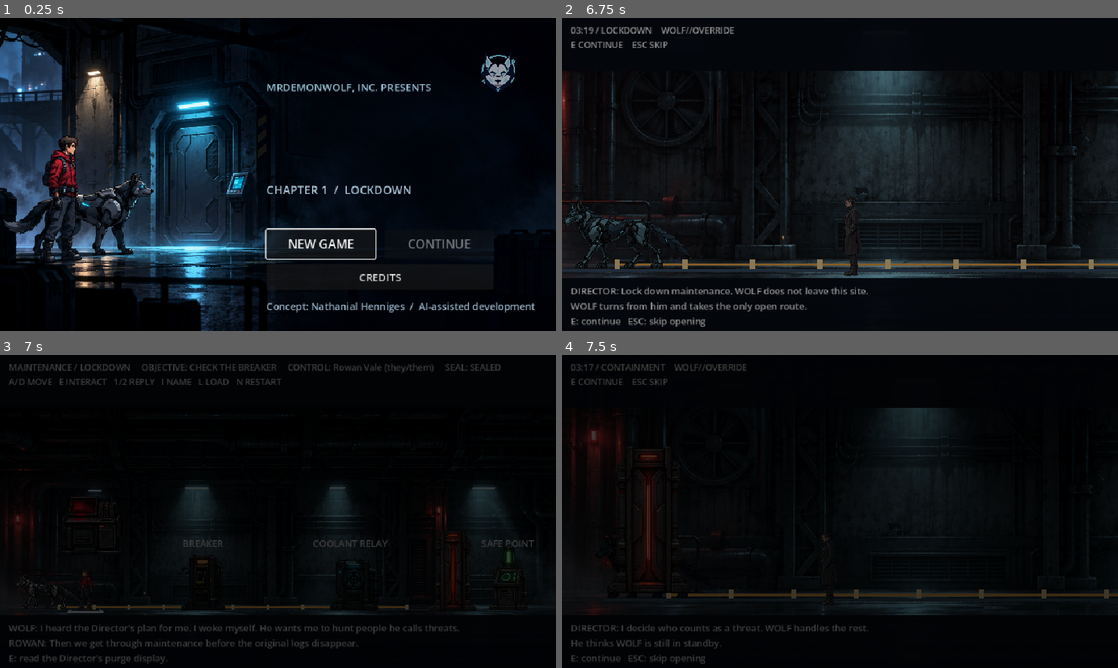
Above: before the commit, frames 1-4 (two rows, left to right).
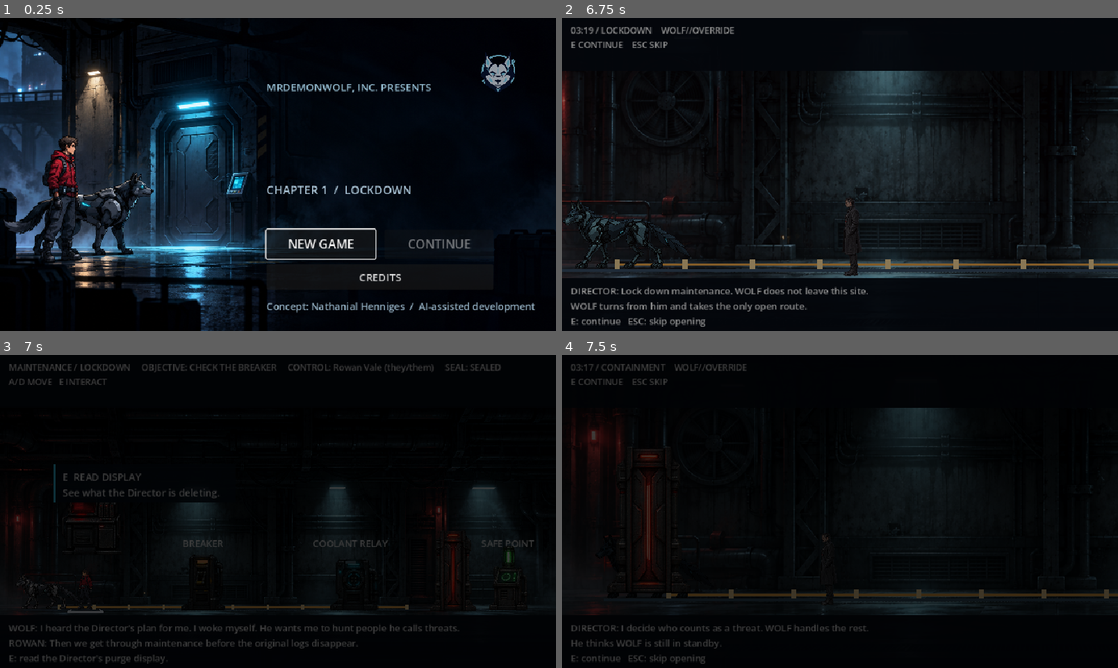
Above: after the commit, the same moments.

Repository: MrDemonWolf/wolf-override
Game: Godot game, scene res://scenes/main.tscn
Two runs of this game, one before a commit and one after it. Both use one fixed random seed, a clock stepped at 60 frames per second and the inputs below.
Inputs (mouse positions are in pixels of both pictures, inside the frame that each line leads up to):
- Up to frame 1 (0.25 s): no input
- Up to frame 2 (6.75 s): click "NEW GAME" at 0.5 s; move the mouse to (962, 158) at 1.27 s; hold D (move_right) 1.28-2.78 s; tap E (interact) at 1.35, 2.3, 3.8, 5.1, 6.6 s; click (962, 158) at 1.42 s; tap N (new_game) at 1.55, 2.1, 3.05, 4.55, 5.85 s; move the mouse to (728, 190) at 2.02 s; click (728, 190) at 2.17 s; move the mouse to (895, 105) at 2.77 s; hold A (move_left) 2.78-3.53 s; tap 1 (choice_1) at 2.85 s; click (895, 105) at 2.92 s; tap Enter at 3.5, 5.75 s; move the mouse to (812, 237) at 3.52 s; hold D (move_right) 3.53-5.03 s; tap 2 (choice_2) at 3.6 s; click (812, 237) at 3.67 s; move the mouse to (1006, 221) at 4.27 s; tap I (cycle_name) at 4.35 s; click (1006, 221) at 4.42 s; tap L (load_game) at 4.9 s; tap Space at 5, 6.5 s; move the mouse to (673, 127) at 5.02 s; hold A (move_left) 5.03-5.78 s; click (673, 127) at 5.17 s; move the mouse to (867, 174) at 5.77 s; hold D (move_right) 5.78-6.53 s; click (867, 174) at 5.92 s; move the mouse to (756, 96) at 6.52 s; hold A (move_left) from 6.53 s (still down); click (756, 96) at 6.67 s
- Up to frame 3 (7 s): keep holding A (move_left)
- Up to frame 4 (7.5 s): keep holding A (move_left); move the mouse to (962, 495) at 7.27 s; tap N (new_game) at 7.35 s; click (962, 495) at 7.42 s

Frames 1-2 are identical in both runs. In frame 3, 0.8% of the frame differs, in the area x 9-51%, y 7-48%; in frame 4, nothing differs.

Commit message:
Polish Records feedback and teach opening controls

Diff:
--- a/apps/game/scenes/main.tscn
+++ b/apps/game/scenes/main.tscn
@@ -233,6 +233,29 @@
 theme_override_font_sizes/font_size = 16
 autowrap_mode = 3
 
+[node name="TutorialPrompt" type="ColorRect" parent="CanvasLayer"]
+visible = false
+offset_left = 92.0
+offset_top = 189.0
+offset_right = 408.0
+offset_bottom = 255.0
+mouse_filter = 2
+color = Color(0.025, 0.06, 0.1, 0.91)
+
+[node name="Accent" type="ColorRect" parent="CanvasLayer/TutorialPrompt"]
+offset_right = 4.0
+offset_bottom = 66.0
+mouse_filter = 2
+color = Color(0.22, 0.78, 0.92, 1)
+
+[node name="Text" type="Label" parent="CanvasLayer/TutorialPrompt"]
+offset_left = 16.0
+offset_top = 9.0
+offset_right = 305.0
+offset_bottom = 57.0
+theme_override_font_sizes/font_size = 17
+text = "A / D  MOVE\nReach the purge display."
+
 [node name="TitleScreen" type="ColorRect" parent="CanvasLayer"]
 anchors_preset = 15
 anchor_right = 1.0
--- a/apps/game/scripts/main.gd
+++ b/apps/game/scripts/main.gd
@@ -19,6 +19,8 @@
 @onready var door_visual: ColorRect = $Door/Visual
 @onready var hud: Label = $CanvasLayer/TopBar/HUD
 @onready var story: Label = $CanvasLayer/BottomBar/Story
+@onready var tutorial_prompt: ColorRect = $CanvasLayer/TutorialPrompt
+@onready var tutorial_text: Label = $CanvasLayer/TutorialPrompt/Text
 @onready var title_screen: ColorRect = $CanvasLayer/TitleScreen
 @onready var title_mark: TextureRect = $CanvasLayer/TitleScreen/LogoMark
 @onready var title_line: ColorRect = $CanvasLayer/TitleScreen/TitleLine
@@ -37,6 +39,9 @@
 var intro_active: bool = false
 var intro_step: int = 0
 var intro_tween: Tween
+var chapter_close_active: bool = false
+var chapter_tween: Tween
+var tutorial_step: int = 2
 var waiting_for_choice: bool = false
 var choice_context: String = ""
 var relay_refused: bool = false
@@ -101,6 +106,17 @@
 			_advance_intro()
 		_refresh_ui()
 		return
+	if chapter_close_active:
+		if Input.is_action_just_pressed(&"new_game"):
+			_new_game()
+		elif Input.is_action_just_pressed(&"load_game"):
+			_load_game()
+		elif Input.is_action_just_pressed(&"interact"):
+			_finish_chapter_close()
+		_refresh_ui()
+		return
+	if tutorial_step == 0 and (Input.is_action_pressed(&"move_left") or Input.is_action_pressed(&"move_right")):
+		tutorial_step = 1
 	if Input.is_action_just_pressed(&"new_game"):
 		_new_game()
 	elif Input.is_action_just_pressed(&"load_game"):
@@ -127,6 +143,10 @@
 func _new_game() -> void:
 	if intro_tween != null and intro_tween.is_running():
 		intro_tween.kill()
+	if chapter_tween != null and chapter_tween.is_running():
+		chapter_tween.kill()
+	chapter_close_active = false
+	tutorial_step = 0
 	title_open = false
 	title_screen.hide()
 	state = M0State.new()
@@ -276,6 +296,10 @@
 	title_open = false
 	title_screen.hide()
 	intro_active = false
+	if chapter_tween != null and chapter_tween.is_running():
+		chapter_tween.kill()
+	chapter_close_active = false
+	tutorial_step = 2
 	if intro_tween != null and intro_tween.is_running():
 		intro_tween.kill()
 	intro_gate.hide()
@@ -306,6 +330,7 @@
 		_interact_records(x)
 		return
 	if x <= 230.0:
+		tutorial_step = 2
 		status_line = "DIRECTOR / PURGE: Original program logs marked for deletion.\nWOLF: They want the source record gone. We need to preserve it."
 	elif absf(x - 350.0) <= 52.0:
 		_interact_breaker()
@@ -419,7 +444,15 @@
 	elif absf(x - 830.0) <= 58.0:
 		if state.complete_chapter():
 			status_line = "FIRST COPY SECURED. WOLF: A list doesn't tell me who's a threat. I want the source.\n%s: Then Archive is next." % state.human_name().get_slice(" ", 0).to_upper()
-			_sync_records_room()
+			chapter_close_active = true
+			_update_controls()
+			_sync_records_room(true)
+			chapter_tween = create_tween()
+			chapter_tween.tween_property(intro_camera, "position", Vector2(576.0, 270.0), 0.5).set_trans(Tween.TRANS_CUBIC).set_ease(Tween.EASE_OUT)
+			chapter_tween.parallel().tween_property(intro_camera, "zoom", Vector2(1.25, 1.25), 0.5)
+			chapter_tween.parallel().tween_property(records_room.exit_art, "position:y", 245.0, 0.5)
+			chapter_tween.parallel().tween_property(records_room.exit_art, "modulate:a", 0.0, 0.5)
+			chapter_tween.tween_callback(records_room.exit_art.hide)
 			_save_progress()
 		elif state.chapter_complete:
 			status_line = "The first copy is safe. The Archive trail is next."
@@ -428,6 +461,16 @@
 			status_line = "Exit sealed until the purge order and mirror timestamp are copied."
 	else:
 		status_line = "Follow the station lights: purge queue, mirror port, then exit."
+
+
+func _finish_chapter_close() -> void:
+	if chapter_tween != null and chapter_tween.is_running():
+		chapter_tween.kill()
+	chapter_close_active = false
+	intro_camera.position = Vector2(480.0, 270.0)
+	intro_camera.zoom = Vector2.ONE
+	_sync_records_room()
+	_update_controls()
 
 
 func _choose_mirror(route_id: String) -> void:
@@ -505,15 +548,17 @@
 	relay_spark_tween.tween_callback(relay_spark.hide)
 
 
-func _sync_records_room() -> void:
+func _sync_records_room(animate_exit: bool = false) -> void:
 	records_room.visible = state.chapter_id == "records"
 	breaker_status_light.visible = not records_room.visible
 	relay_status_light.visible = not records_room.visible
 	records_room.purge_trace_preserved = state.purge_trace_preserved
 	records_room.mirror_trace_preserved = state.mirror_trace_preserved
 	records_room.chapter_complete = state.chapter_complete
-	records_room.exit_art.visible = not state.chapter_complete
-	records_room.queue_redraw()
+	records_room.exit_art.position = Vector2(830.0, 375.0)
+	records_room.exit_art.modulate = Color.WHITE
+	records_room.exit_art.visible = not state.chapter_complete or animate_exit
+	records_room.refresh_state()
 
 
 func _sync_door(animate: bool = false) -> void:
@@ -530,7 +575,7 @@
 
 
 func _update_controls() -> void:
-	human.controlled = not title_open and not intro_active and not waiting_for_choice
+	human.controlled = not title_open and not intro_active and not chapter_close_active and not waiting_for_choice
 	wolf.controlled = false
 	wolf.autonomous_target_x = 520.0 if state.chapter_id == "records" and not state.mirror_trace_preserved else -1.0
 	wolf.follow_target = human if human.controlled and wolf.autonomous_target_x < 0.0 else null
@@ -539,10 +584,22 @@
 
 
 func _refresh_ui() -> void:
+	tutorial_prompt.visible = not title_open and not intro_active and state.chapter_id == "lockdown" and tutorial_step < 2
+	if tutorial_prompt.visible:
+		if tutorial_step == 0:
+			tutorial_text.text = "A / D  MOVE\nReach the purge display."
+		elif human.position.x <= 230.0:
+			tutorial_text.text = "E  READ DISPLAY\nSee what the Director is deleting."
+		else:
+			tutorial_text.text = "A / D  RETURN\nFind the red purge display."
 	if intro_active:
 		var phase: String = "03:17 / CONTAINMENT" if intro_step <= 1 else ("03:18 / BREACH" if intro_step <= 3 else "03:19 / LOCKDOWN")
 		hud.text = "%s    WOLF//OVERRIDE\nE CONTINUE    ESC SKIP" % phase
 		story.text = status_line + "\nE: continue   ESC: skip opening"
+		return
+	if chapter_close_active:
+		hud.text = "RECORDS ACCESS / FIRST COPY SECURED\nE CONTINUE"
+		story.text = status_line
 		return
 	var door_status: String = "OPEN" if state.door_open else "SEALED"
 	var control_label: String = "%s (they/them)" % state.human_name()
@@ -553,9 +610,9 @@
 	checkpoint_art.modulate = Color("#d5ffe3") if state.checkpoint_reached else Color.WHITE
 	human_tag.text = state.human_name().get_slice(" ", 0).to_upper()
 	if state.chapter_id == "records":
-		hud.text = "LOCKDOWN / FIRST COPY     OBJECTIVE: %s     CONTROL: %s\nA/D MOVE   E INTERACT   1/2 REPLY   I NAME   L LOAD   N RESTART" % [_objective(), control_label]
-	else:
-		hud.text = "MAINTENANCE / LOCKDOWN     OBJECTIVE: %s     CONTROL: %s     SEAL: %s\nA/D MOVE   E INTERACT   1/2 REPLY   I NAME   L LOAD   N RESTART" % [_objective(), control_label, door_status]
+		hud.text = "LOCKDOWN / FIRST COPY     OBJECTIVE: %s     CONTROL: %s\nA/D MOVE   E INTERACT" % [_objective(), control_label]
+	else:
+		hud.text = "MAINTENANCE / LOCKDOWN     OBJECTIVE: %s     CONTROL: %s     SEAL: %s\nA/D MOVE   E INTERACT" % [_objective(), control_label, door_status]
 	story.text = status_line if waiting_for_choice else status_line + "\n" + _context_hint()
 
 
--- a/apps/game/scripts/records_room.gd
+++ b/apps/game/scripts/records_room.gd
@@ -9,14 +9,16 @@
 var mirror_trace_preserved: bool = false
 var chapter_complete: bool = false
 var exit_art: Sprite2D
+var purge_label: Label
+var mirror_label: Label
 
 
 func _ready() -> void:
 	_add_prop("PurgeArt", 190.0, 0.0)
 	_add_prop("MirrorArt", 520.0, 724.0)
 	exit_art = _add_prop("ExitArt", 830.0, 1448.0)
-	_add_station_label("PURGE QUEUE", 190.0, Color("#ffc7c7"))
-	_add_station_label("MIRROR PORT", 520.0, Color("#b6edff"))
+	purge_label = _add_station_label("PURGE QUEUE", 190.0, Color("#ffc7c7"))
+	mirror_label = _add_station_label("MIRROR PORT", 520.0, Color("#b6edff"))
 	_add_station_label("EXIT", 830.0, Color("#c1f4d8"), 276.0)
 
 
@@ -32,7 +34,7 @@
 	return sprite
 
 
-func _add_station_label(caption: String, center_x: float, tint: Color, label_y: float = 309.0) -> void:
+func _add_station_label(caption: String, center_x: float, tint: Color, label_y: float = 309.0) -> Label:
 	var label: Label = Label.new()
 	label.text = caption
 	label.position = Vector2(center_x - 90.0, label_y)
@@ -41,6 +43,15 @@
 	label.add_theme_font_size_override("font_size", 17)
 	label.add_theme_color_override("font_color", tint)
 	add_child(label)
+	return label
+
+
+func refresh_state() -> void:
+	purge_label.text = "PURGE COPIED" if purge_trace_preserved else "PURGE QUEUE"
+	purge_label.add_theme_color_override("font_color", Color("#a4f0c4") if purge_trace_preserved else Color("#ffc7c7"))
+	mirror_label.text = "MIRROR COPIED" if mirror_trace_preserved else "MIRROR PORT"
+	mirror_label.add_theme_color_override("font_color", Color("#a4f0c4") if mirror_trace_preserved else Color("#b6edff"))
+	queue_redraw()
 
 
 func _draw() -> void:
@@ -49,7 +60,7 @@
 	draw_line(Vector2(40, 440), Vector2(920, 440), Color("#405b6d"), 2.0)
 
 	_draw_exit()
-	_draw_progress()
+	_draw_machine_lights()
 
 
 func _draw_exit() -> void:
@@ -59,8 +70,6 @@
 		draw_line(Vector2(810, 433), Vector2(851, 433), Color("#a4f0c4"), 4.0)
 
 
-func _draw_progress() -> void:
-	draw_rect(Rect2(349, 139, 262, 11), Color("#0b1c2c"))
-	draw_rect(Rect2(354, 143, 123 if purge_trace_preserved else 24, 4), Color("#a4f0c4") if purge_trace_preserved else Color("#965363"))
-	draw_rect(Rect2(483, 143, 123 if mirror_trace_preserved else 24, 4), Color("#a4f0c4") if mirror_trace_preserved else Color("#42677b"))
-	draw_circle(Vector2(613, 145), 5.0, Color("#a4f0c4") if chapter_complete else Color("#d86b70"))
+func _draw_machine_lights() -> void:
+	draw_rect(Rect2(177, 360, 26, 5), Color("#a4f0c4") if purge_trace_preserved else Color("#d86b70"))
+	draw_rect(Rect2(507, 360, 26, 5), Color("#a4f0c4") if mirror_trace_preserved else Color("#73b9d2"))
--- a/apps/game/tests/chapter_scene_test.gd
+++ b/apps/game/tests/chapter_scene_test.gd
@@ -51,6 +51,9 @@
 	await _tap(&"interact")
 	_expect(state.chapter_complete and game.call("_objective") == "FIRST COPY SECURED", "first chapter resolves after two traces")
 	_expect(str(game.get("status_line")).contains("A list doesn't tell me who's a threat"), "WOLF questions the Director's target labels after the first copy")
+	_expect(game.get("chapter_close_active") and not human.controlled, "first copy opens a player-paced closing beat")
+	await _tap(&"interact")
+	_expect(not game.get("chapter_close_active") and human.controlled, "closing beat returns control to the engineer")
 	var saved: Dictionary = state.to_dict()
 	game.call("_new_game")
 	game.call("_finish_intro")
--- a/apps/game/tests/m0_scene_test.gd
+++ b/apps/game/tests/m0_scene_test.gd
@@ -28,6 +28,8 @@
 	var credits_back_button: Button = game.get_node("CanvasLayer/TitleScreen/CreditsScreen/CreditsBackButton") as Button
 	var credits_pause_button: Button = game.get_node("CanvasLayer/TitleScreen/CreditsScreen/CreditsPauseButton") as Button
 	var hud: Label = game.get_node("CanvasLayer/TopBar/HUD") as Label
+	var tutorial_prompt: ColorRect = game.get_node("CanvasLayer/TutorialPrompt") as ColorRect
+	var tutorial_text: Label = game.get_node("CanvasLayer/TutorialPrompt/Text") as Label
 	var human: M0Actor = game.get_node("Human") as M0Actor
 	var wolf: M0Actor = game.get_node("Wolf") as M0Actor
 	var relay_spark: Line2D = game.get_node("RelaySpark") as Line2D
@@ -81,9 +83,15 @@
 	_expect(wolf.position.x < human.position.x and is_equal_approx(human.position.x - wolf.position.x, 64.0), "WOLF starts beside, not inside, the engineer")
 	_expect(human.controlled and not wolf.controlled and not InputMap.has_action(&"switch_actor"), "only the engineer has movement controls")
 	_expect(game.call("_objective") == "CHECK THE BREAKER", "opening points to the first corridor objective")
+	_expect(tutorial_prompt.visible and tutorial_text.text.contains("A / D  MOVE"), "New Game teaches movement after the opening")
+	Input.action_press(&"move_right")
+	game.call("_process", 0.016)
+	Input.action_release(&"move_right")
+	_expect(tutorial_prompt.visible and tutorial_text.text.contains("E  READ DISPLAY"), "movement advances the opening interaction hint")
 	await process_frame
 	await _tap(&"interact")
 	_expect(str(game.get("status_line")).contains("Original program logs marked for deletion"), "purge display establishes evidence stakes without inventory")
+	_expect(not tutorial_prompt.visible, "reading the display clears the opening tutorial")
 	var start_x: float = human.position.x
 	if not _require(await _walk_to(human, 350.0), "active engineer reaches breaker by moving right"):
 		return
